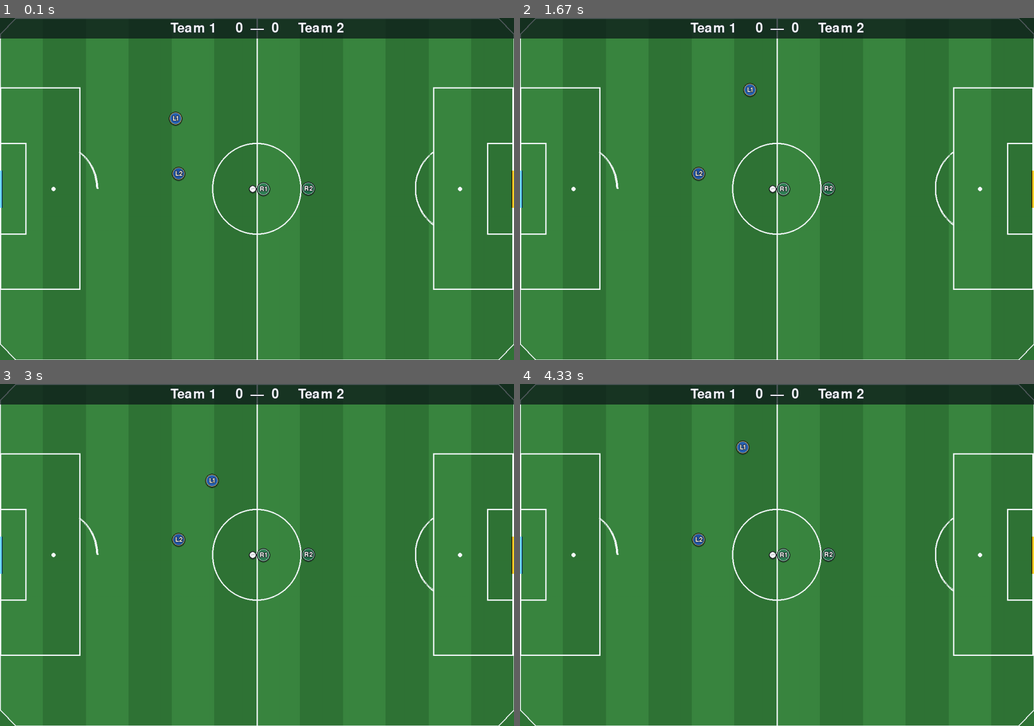
Above: before the commit, frames 1-4 (two rows, left to right).
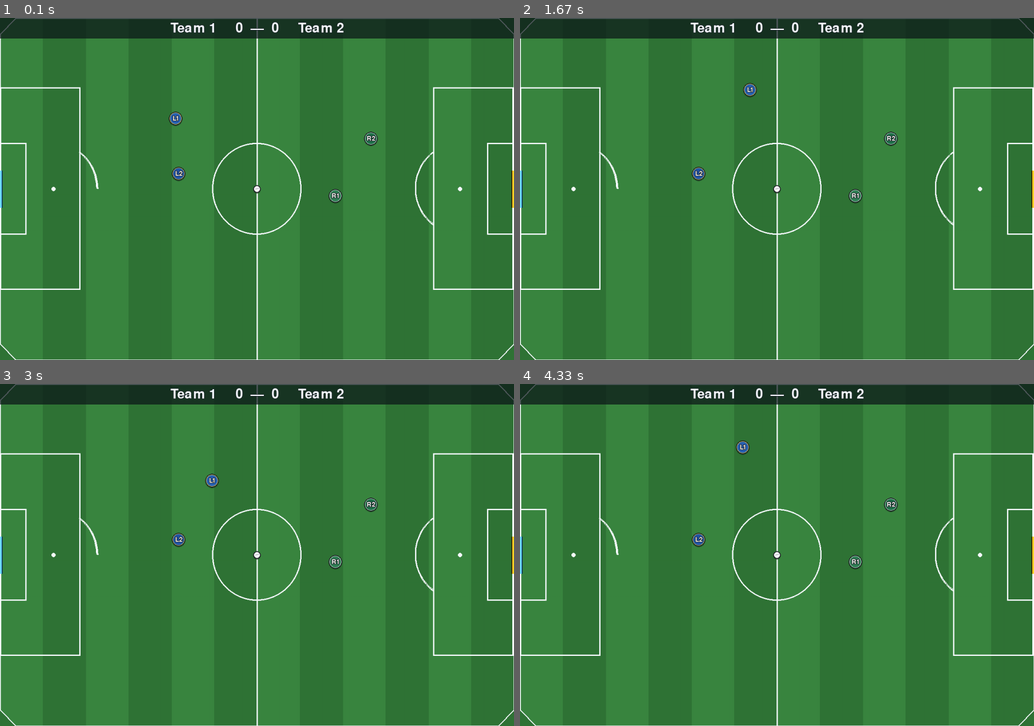
Above: after the commit, the same moments.

Repository: FelixJohnsson/MLFootball
Game: pygame game, started from main.py
The game is run twice, just before and just after one commit, with the same random seed, the same clock (stepped at 60 frames per second) and the same inputs.
Inputs (mouse positions are in pixels of both pictures, inside the frame that each line leads up to):
- Up to frame 1 (0.1 s): no input
- Up to frame 2 (1.67 s): press the mouse at (756, 202) at 0.37 s; move the mouse to (848, 192) at 0.47 s; release the mouse at (941, 178) at 0.6 s; hold D 0.67-1.13 s; hold W 1.17-1.47 s; hold D from 1.5 s (still down)
- Up to frame 3 (3 s): release D at 1.97 s; hold A 2-2.53 s; hold S 2.57-2.87 s; hold A from 2.9 s (still down)
- Up to frame 4 (4.33 s): release A at 3.3 s; hold W 3.33-3.7 s; hold D from 3.73 s (still down)

The runs differ from the first frame. In frame 1, 0.3% of the frame differs, in the area x 48-74%, y 33-55%; in frame 2, 0.3%; in frame 3, 0.3%; in frame 4, 0.3%.

Commit message:
Speed fix

Diff:
--- a/physics/ball.py
+++ b/physics/ball.py
@@ -14,19 +14,17 @@
 
 # After ``resolve_ball_player`` / iterative physics, snap ball vs pitch — tuning.
 REAPPLY_PITCH_PER_PHYS_ITERATION = 1
-REAPPLY_PITCH_AFTER_PHYS_LOOP = 8
-
-
-def _closest_on_segment(px: float, py: float, ax: float, ay: float, bx: float, by: float) -> tuple[float, float, float]:
+REAPPLY_PITCH_AFTER_PHYS_LOOP = 2
+
+
+def _closest_on_segment(px: float, py: float, ax: float, ay: float, bx: float, by: float) -> tuple[float, float]:
     abx, aby = bx - ax, by - ay
     apx, apy = px - ax, py - ay
     ab2 = abx * abx + aby * aby
     if ab2 < 1e-18:
-        d = math.hypot(px - ax, py - ay)
-        return ax, ay, d
+        return ax, ay
     t = max(0.0, min(1.0, (apx * abx + apy * aby) / ab2))
-    cx, cy = ax + t * abx, ay + t * aby
-    return cx, cy, math.hypot(px - cx, py - cy)
+    return ax + t * abx, ay + t * aby
 
 
 @dataclass
@@ -124,7 +122,7 @@
         Works when the centre is **outside** the field: Euclidean distance to the
         segment can exceed ``r``, so the old ``dist < r`` test never fired.
         """
-        cx, cy, _dist_euclid = _closest_on_segment(self.x, self.y, ax, ay, bx, by)
+        cx, cy = _closest_on_segment(self.x, self.y, ax, ay, bx, by)
         r = self.r
         vx = self.x - cx
         vy = self.y - cy
@@ -223,7 +221,7 @@
     def update(self, dt: float) -> None:
         self._apply_drag(dt)
         self.integrate(dt)
-        for _ in range(5):
+        for _ in range(2):
             self.resolve_collisions()
         self._cap_speed()
 
--- a/physics/ball_player.py
+++ b/physics/ball_player.py
@@ -12,27 +12,29 @@
 BALL_PLAYER_TOUCH_EXTRA = 0.5
 
 
-def resolve_ball_player(ball: Ball, player) -> None:
-    """Separation overlap + impulse only while centres are inside the touch band."""
+def resolve_ball_player(ball: Ball, player) -> bool:
     mb = BALL_PHYSICAL_MASS
     mp = PLAYER_PHYSICAL_MASS
     pr = float(player.radius)
     min_dist = ball.r + pr
     touch_limit = min_dist + BALL_PLAYER_TOUCH_EXTRA
+    touch_limit_sq = touch_limit * touch_limit
 
     px, py = float(player.x), float(player.y)
     pvx, pvy = float(player.vx), float(player.vy)
 
     dx = ball.x - px
     dy = ball.y - py
-    dist = math.hypot(dx, dy)
+    dist_sq = dx * dx + dy * dy
 
-    if dist > touch_limit:
-        return
+    if dist_sq > touch_limit_sq:
+        return False
 
-    if dist < 1e-6:
+    if dist_sq < 1e-12:
         dx, dy = 1.0, 0.0
         dist = 1.0
+    else:
+        dist = math.sqrt(dist_sq)
 
     nx = dx / dist
     ny = dy / dist
@@ -49,11 +51,12 @@
 
     dx = ball.x - player.x
     dy = ball.y - player.y
-    dist_touch = math.hypot(dx, dy)
-    if dist_touch > touch_limit or dist_touch < 1e-6:
+    dist_sq = dx * dx + dy * dy
+    if dist_sq > touch_limit_sq or dist_sq < 1e-12:
         player._clamp_to_pitch()
-        return
+        return True
 
+    dist_touch = math.sqrt(dist_sq)
     nx = dx / dist_touch
     ny = dy / dist_touch
 
@@ -69,3 +72,4 @@
         player.vy -= (impulse / mp) * ny
 
     player._clamp_to_pitch()
+    return True
--- a/physics/player_player.py
+++ b/physics/player_player.py
@@ -5,15 +5,16 @@
 import math
 
 
-def resolve_player_player(a, b) -> None:
-    """Push two players apart if their circles overlap; clamp to pitch."""
+def resolve_player_player(a, b) -> bool:
     dx = float(b.x - a.x)
     dy = float(b.y - a.y)
-    dist = math.hypot(dx, dy)
     ra, rb = float(a.radius), float(b.radius)
     min_d = ra + rb
-    if dist >= min_d or dist < 1e-9:
-        return
+    dist_sq = dx * dx + dy * dy
+    min_d_sq = min_d * min_d
+    if dist_sq >= min_d_sq or dist_sq < 1e-18:
+        return False
+    dist = math.sqrt(dist_sq)
     nx, ny = dx / dist, dy / dist
     penetration = min_d - dist
     half = penetration * 0.5
@@ -23,3 +24,4 @@
     b.y += ny * half
     a._clamp_to_pitch()
     b._clamp_to_pitch()
+    return True
--- a/player.py
+++ b/player.py
@@ -17,10 +17,12 @@
     apx, apy = px - ax, py - ay
     ab2 = abx * abx + aby * aby
     if ab2 < 1e-18:
-        return ax, ay, math.hypot(px - ax, py - ay)
+        dx, dy = px - ax, py - ay
+        return ax, ay, dx * dx + dy * dy
     t = max(0.0, min(1.0, (apx * abx + apy * aby) / ab2))
     sx, sy = ax + t * abx, ay + t * aby
-    return sx, sy, math.hypot(px - sx, py - sy)
+    dx, dy = px - sx, py - sy
+    return sx, sy, dx * dx + dy * dy
 
 
 
@@ -50,9 +52,9 @@
 # -----------------------------------------------------------------------------
 # Roster shooting into the −x goal (often drawn as the ``right'' team — starts +x half).
 # -----------------------------------------------------------------------------
-ATTACK_LEFT_GOAL_TEAM1_SPAWN_X_FRACS = (0.50, 0.52)
-ATTACK_LEFT_GOAL_TEAM2_SPAWN_X_FRACS = (0.60, 0.60)
-ATTACK_LEFT_GOAL_SPAWN_Y_JITTER = (-1.0, 1.0)
+ATTACK_LEFT_GOAL_TEAM1_SPAWN_X_FRACS = (0.50, 0.75)
+ATTACK_LEFT_GOAL_TEAM2_SPAWN_X_FRACS = (0.50, 0.75)
+ATTACK_LEFT_GOAL_SPAWN_Y_JITTER = (-200.0, 200.0)
 ATTACK_LEFT_GOAL_PAIR_CENTER_DIST_PAD = 4.0
 ATTACK_LEFT_GOAL_PAIR_PLACE_TRIES = 80
 ATTACK_LEFT_GOAL_FALLBACK_X_FRAC = 0.51  # fallback: spread horizontally along this band
@@ -80,12 +82,14 @@
 
     def _clamp_to_pitch(self) -> None:
         rp = self.radius
+        rp_sq = (rp - 1e-6) ** 2
         edges = pitch_wall_collision_edges()
-        for _ in range(6):
+        for _ in range(2):
             for ax, ay, bx, by, *_ in edges:
-                cx, cy, dist = _closest_on_segment(self.x, self.y, ax, ay, bx, by)
-                if dist >= rp - 1e-6 or dist < 1e-9:
+                cx, cy, dist_sq = _closest_on_segment(self.x, self.y, ax, ay, bx, by)
+                if dist_sq >= rp_sq or dist_sq < 1e-18:
                     continue
+                dist = math.sqrt(dist_sq)
                 nx = (self.x - cx) / dist
                 ny = (self.y - cy) / dist
                 self.x += nx * (rp - dist)
--- a/sim/game.py
+++ b/sim/game.py
@@ -420,9 +420,11 @@
         lt1, lt2 = self.left_team_player1, self.left_team_player2
         rt1, rt2 = self.right_team_player1, self.right_team_player2
 
-        for _ in range(6):
+        for _ in range(2):
+            moved = False
             for pl in (lt1, lt2, rt1, rt2):
-                resolve_ball_player(self.ball, pl)
+                if resolve_ball_player(self.ball, pl):
+                    moved = True
             if opp is not None:
                 resolve_ball_player(self.ball, opp)
                 for pl in (lt1, lt2, rt1, rt2):
@@ -436,9 +438,13 @@
                 (rt1, rt2),
             )
             for a, b in pairs:
-                resolve_player_player(a, b)
+                if resolve_player_player(a, b):
+                    moved = True
 
             self.ball.reapply_pitch_collisions(REAPPLY_PITCH_PER_PHYS_ITERATION)
+
+            if not moved:
+                break
 
         self.ball.reapply_pitch_collisions(REAPPLY_PITCH_AFTER_PHYS_LOOP)
         self.ball._cap_speed()
--- /dev/null
+++ b/sim/single_ego_gym_env.py
@@ -0,0 +1,48 @@
+"""Standard Gymnasium wrapper around AttackerTeamRlEnv for single-ego training.
+
+Exposes the primary ego's 25-D observation and 3-D action (move_x, move_y,
+kick_power) through the standard ``reset()`` / ``step()`` API so that
+SB3's ``SubprocVecEnv`` can run each match in its own process.
+
+The partner slot receives idle (0, 0, 0) actions every step.
+"""
+
+from __future__ import annotations
+
+import gymnasium as gym
+import numpy as np
+from gymnasium import spaces
+
+from sim.attacker_team_env import AttackerTeamRlEnv
+from sim.constants import OBS_DIM
+
+_IDLE_PARTNER = np.array([0.0, 0.0, 0.0], dtype=np.float64)
+
+
+class SingleEgoGymEnv(gym.Env):
+    metadata = {"render_modes": []}
+
+    def __init__(self, **env_kwargs) -> None:
+        super().__init__()
+        self._env = AttackerTeamRlEnv(**env_kwargs)
+        self.observation_space = spaces.Box(
+            low=-1.0, high=1.0, shape=(OBS_DIM,), dtype=np.float32,
+        )
+        self.action_space = spaces.Box(
+            low=np.array([-1.0, -1.0, 0.0], dtype=np.float32),
+            high=np.array([1.0, 1.0, 1.0], dtype=np.float32),
+            shape=(3,),
+            dtype=np.float32,
+        )
+
+    def reset(self, *, seed: int | None = None, options: dict | None = None):
+        self._env.reset(seed=seed)
+        return self._env.observation(0), {}
+
+    def step(self, action):
+        a_team = np.concatenate([
+            np.asarray(action, dtype=np.float64), _IDLE_PARTNER,
+        ])
+        reward, terminated, truncated, info = self._env.step_team(a_team)
+        obs = self._env.observation(0)
+        return obs, float(reward), terminated, truncated, info
--- a/train/train_ppo.py
+++ b/train/train_ppo.py
@@ -223,6 +223,7 @@
             ent_coef=0.01,
             verbose=1,
             tensorboard_log=str(log_dir),
+            device="cpu"
         )
 
     if args.controlled_scores_into_right_net:
--- a/train/train_ppo_single.py
+++ b/train/train_ppo_single.py
@@ -13,7 +13,6 @@
 from __future__ import annotations
 
 import argparse
-import functools
 import sys
 from pathlib import Path
 
@@ -34,56 +33,32 @@
     CheckpointCallback,
     EvalCallback,
 )
-from stable_baselines3.common.vec_env import VecMonitor
-
-from sim import AttackerTeamRlEnv
-from sim.frozen_opposing_team_policy import SharedPolicyRef
-from sim.partner_attackers_vec_env import PartnerAttackersVecEnv
-
-
-def team_factory(
-    seed: int,
-    *,
-    frame_skip: int,
-    opposing_team_policy_ref: SharedPolicyRef,
-    controlled_scores_into_right_net: bool,
-) -> AttackerTeamRlEnv:
-    e = AttackerTeamRlEnv(
+from stable_baselines3.common.vec_env import SubprocVecEnv, DummyVecEnv, VecMonitor
+
+from sim.single_ego_gym_env import SingleEgoGymEnv
+
+
+def _env_kwargs(controlled_scores_into_right_net: bool, frame_skip: int) -> dict:
+    """Shared env constructor kwargs (picklable plain dict)."""
+    return dict(
         max_ticks=stc.MAX_TICKS,
         dt=1.0 / 60.0,
         frame_skip=frame_skip,
         stagnant_ball_env_steps=stc.STAGNANT_BALL_ENV_STEPS,
         stagnant_ball_penalty=stc.STAGNANT_BALL_PENALTY,
         stagnant_ball_speed_eps=stc.STAGNANT_BALL_SPEED_EPS,
-        opposing_team_policy_ref=opposing_team_policy_ref,
         controlled_scores_into_right_net=controlled_scores_into_right_net,
         reward_weights=stc.SINGLE_REWARD_WEIGHTS,
     )
-    e.reset(seed=seed)
-    return e
-
-
-def build_partner_vec_single(
-    n_slots: int,
-    frame_skip: int,
-    *,
-    seed_base: int = 0,
-    opposing_team_policy_ref: SharedPolicyRef,
-    controlled_scores_into_right_net: bool,
-) -> PartnerAttackersVecEnv:
-    if n_slots < 1:
-        raise ValueError("--n_envs must be >= 1 (single-ego training).")
-    fns = [
-        functools.partial(
-            team_factory,
-            seed_base + k,
-            frame_skip=frame_skip,
-            opposing_team_policy_ref=opposing_team_policy_ref,
-            controlled_scores_into_right_net=controlled_scores_into_right_net,
-        )
-        for k in range(n_slots)
-    ]
-    return PartnerAttackersVecEnv(fns, dual_ego_training=False)
+
+
+def _make_env(seed: int, env_kwargs: dict):
+    """Return a zero-arg factory that SubprocVecEnv calls in the child process."""
+    def _init():
+        env = SingleEgoGymEnv(**env_kwargs)
+        env.reset(seed=seed)
+        return env
+    return _init
 
 
 def parse_args() -> argparse.Namespace:
@@ -93,7 +68,7 @@
         "--n_envs",
         type=int,
         default=stc.N_ENVS_DEFAULT,
-        help="Parallel matches (one primary policy row each).",
+        help="Parallel matches (one per subprocess).",
     )
     p.add_argument("--frame_skip", type=int, default=stc.FRAME_SKIP, help="Sim ticks per agent step")
     p.add_argument("--log_dir", type=str, default=stc.LOG_DIR, help="TensorBoard log dir")
@@ -156,24 +131,18 @@
     best_dir.mkdir(parents=True, exist_ok=True)
     ckpt_dir.mkdir(parents=True, exist_ok=True)
 
-    opposing_policy_shared = SharedPolicyRef()
-    train_env = build_partner_vec_single(
-        args.n_envs,
-        args.frame_skip,
-        seed_base=0,
-        opposing_team_policy_ref=opposing_policy_shared,
-        controlled_scores_into_right_net=args.controlled_scores_into_right_net,
+    ekw = _env_kwargs(args.controlled_scores_into_right_net, args.frame_skip)
+
+    # --- Training envs: one subprocess per match ---
+    train_env = SubprocVecEnv(
+        [_make_env(k, ekw) for k in range(args.n_envs)],
+        start_method="spawn",
     )
     train_envs = VecMonitor(train_env)
 
-    eval_partner = build_partner_vec_single(
-        1,
-        args.frame_skip,
-        seed_base=10_000,
-        opposing_team_policy_ref=opposing_policy_shared,
-        controlled_scores_into_right_net=args.controlled_scores_into_right_net,
-    )
-    eval_env = VecMonitor(eval_partner)
+    # --- Eval env: single process is fine for 1 env ---
+    eval_env = DummyVecEnv([_make_env(10_000, ekw)])
+    eval_env = VecMonitor(eval_env)
 
     eval_cb = EvalCallback(
         eval_env,
@@ -195,7 +164,7 @@
         rp = Path(args.resume)
         base = rp.parent / rp.stem if rp.suffix.lower() == ".zip" else rp
         print(f"Resuming from {base}.zip …")
-        model = PPO.load(str(base), env=train_envs, tensorboard_log=str(log_dir))
+        model = PPO.load(str(base), env=train_envs, device="cpu", tensorboard_log=str(log_dir))
     else:
         model = PPO(
             policy="MlpPolicy",
@@ -208,16 +177,17 @@
             gae_lambda=stc.PPO_GAE_LAMBDA,
             clip_range=stc.PPO_CLIP_RANGE,
             ent_coef=stc.PPO_ENT_COEF,
+            device="cpu",
             verbose=1,
             tensorboard_log=str(log_dir),
         )
 
     if args.controlled_scores_into_right_net:
-        print("LEFT_TEAM: mirrored policy on RIGHT_TEAM (frozen predict).")
+        print("LEFT_TEAM: opposing team uses heuristic chase.")
     else:
         print("RIGHT_TEAM: LEFT_TEAM heuristic (no mirrored policy).")
 
-    print(f"Training for {args.steps:,} steps, n_envs={args.n_envs} …")
+    print(f"Training for {args.steps:,} steps, n_envs={args.n_envs} (SubprocVecEnv) …")
     model.learn(
         total_timesteps=args.steps,
         callback=CallbackList([eval_cb, ckpt_cb, goals_cb]),
@@ -227,7 +197,27 @@
 
     final_path = model_dir / f"{model_base}_final"
     model.save(str(final_path))
-    print(f"Final model saved -> {final_path}.zip")
+    print(rf"""
+        ╔══════════════════════════════════════════════════════════════╗
+        ║                                                              ║
+        ║   __  __ _      _____           _   _           _ _          ║
+        ║  |  \/  | |    |  ___|__   ___ | |_| |__   __ _| | |         ║
+        ║  | |\/| | |    | |_ / _ \ / _ \| __| '_ \ / _` | | |         ║
+        ║  | |  | | |___ |  _| (_) | (_) | |_| |_) | (_| | | |         ║
+        ║  |_|  |_|_____||_|  \___/ \___/ \__|_.__/ \__,_|_|_|         ║
+        ║                                                              ║
+        ║                 2v2 AGENT TRAINING COMPLETE                  ║
+        ║                                                              ║
+        ║        O     O                         O     O               ║
+        ║       /|\   /|\          ●            /|\   /|\              ║
+        ║       / \   / \        _/ \_          / \   / \              ║
+        ║                                                              ║
+        ║             FINAL MODEL SAVED TO THE LOCKER ROOM             ║
+        ║                                                              ║
+        ║             → {final_path}.zip                               ║
+        ║                                                              ║
+        ╚══════════════════════════════════════════════════════════════╝
+        """)
 
     train_envs.close()
     eval_env.close()
Not shown, changed: README.md
Not shown, added: models/best_model_RIGHT_TEAM_v1_1ego/best_model.zip
Not shown, added: models/best_model_RIGHT_TEAM_v2_1ego/best_model.zip
Not shown, added: models/best_model_RIGHT_TEAM_v3_1ego/best_model.zip
Not shown, added: models/checkpoints_RIGHT_TEAM_v1_1ego/ppo_football_1ego_RIGHT_TEAM_v1_100000_steps.zip
Not shown, added: models/checkpoints_RIGHT_TEAM_v1_1ego/ppo_football_1ego_RIGHT_TEAM_v1_150000_steps.zip
Not shown, added: models/checkpoints_RIGHT_TEAM_v1_1ego/ppo_football_1ego_RIGHT_TEAM_v1_200000_steps.zip
Not shown, added: models/checkpoints_RIGHT_TEAM_v1_1ego/ppo_football_1ego_RIGHT_TEAM_v1_250000_steps.zip
Not shown, added: models/checkpoints_RIGHT_TEAM_v1_1ego/ppo_football_1ego_RIGHT_TEAM_v1_300000_steps.zip
Not shown, added: models/checkpoints_RIGHT_TEAM_v1_1ego/ppo_football_1ego_RIGHT_TEAM_v1_350000_steps.zip
Not shown, added: models/checkpoints_RIGHT_TEAM_v1_1ego/ppo_football_1ego_RIGHT_TEAM_v1_400000_steps.zip
Not shown, added: models/checkpoints_RIGHT_TEAM_v1_1ego/ppo_football_1ego_RIGHT_TEAM_v1_450000_steps.zip
(and 47 more such lines)
